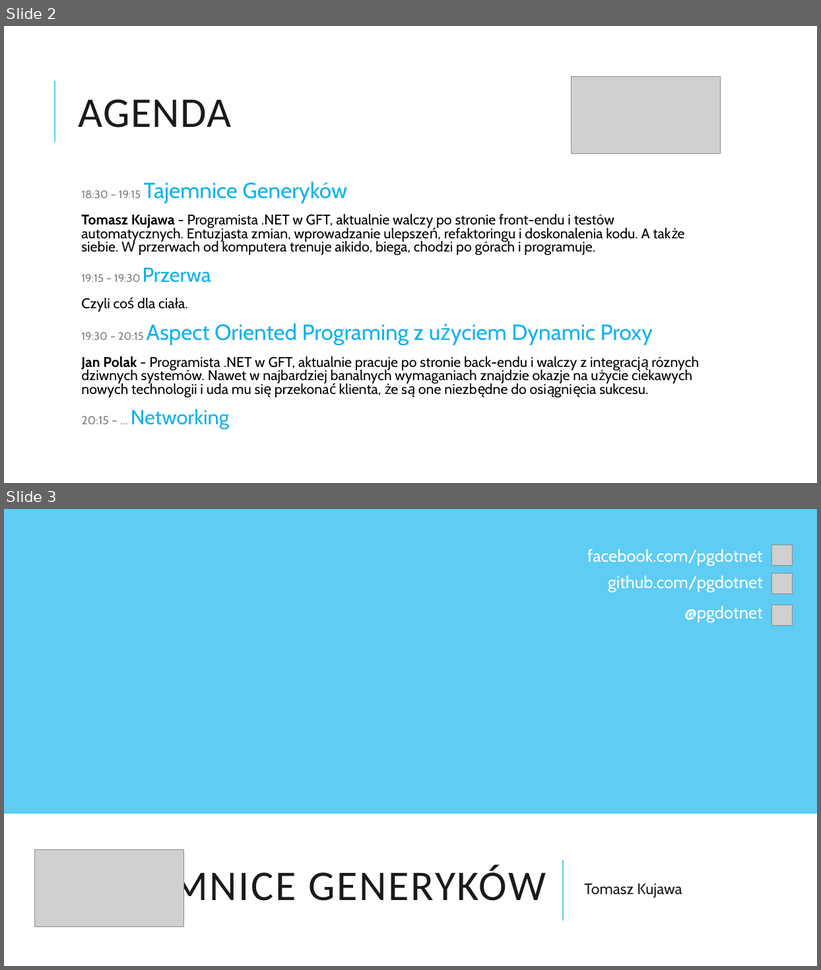
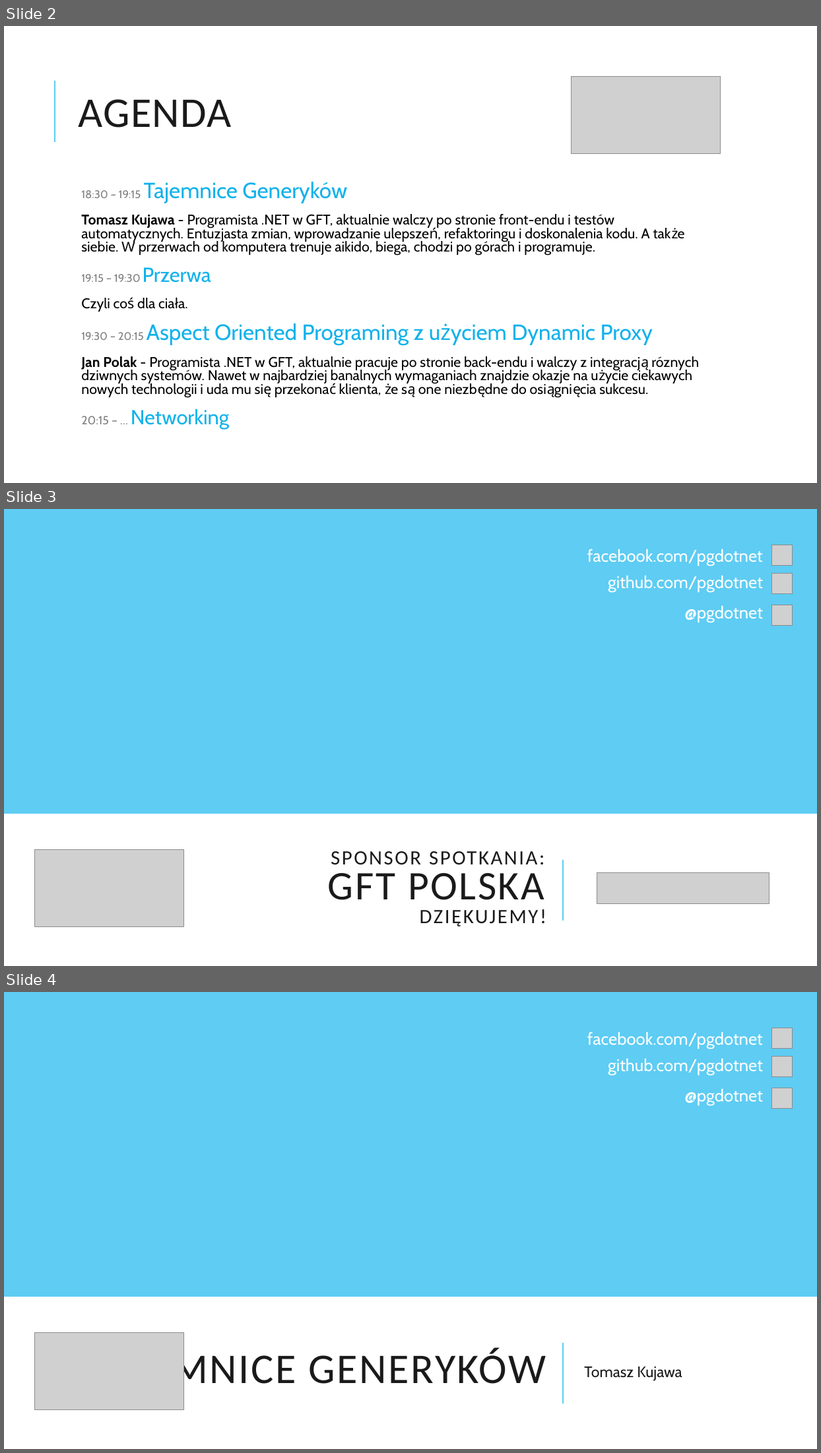
Before and after one commit to pgdotnet/Meetings, a slide deck: Spotkanie 48/PGNET-48-Intro.pptx. Shown one above the other, each under a label of ours: slides 2 and 3 before the commit, slides 2, 3 and 4 after it. The pictures are 821x970 and 821x1453 pixels, drawn with LibreOffice and Linux fonts; fonts in the diff are those of the drawing; grey boxes stand for pictures. Boxes give left, top, right and bottom in pixels: in the first picture for what was removed or moved away, otherwise in the second. Text is boxed around its words. In the diff, an @@ line names an element or a change of style, - is before the commit and + after.

Commit message:
Informacja o sponsorze

```diff
--- a/Spotkanie 48/PGNET-48-Intro.pptx
+++ b/Spotkanie 48/PGNET-48-Intro.pptx
@@ slide 3 added at bbox=[4, 509, 817, 966], background #FFFFFF; not listed: 2 template elements that a slide beside it also shows @@
@@ group added at bbox=[587, 545, 792, 626]: 3 texts, 3 pictures @@
+facebook.com/pgdotnet
+github.com/pgdotnet
+@pgdotnet
@@ picture added at bbox=[34, 850, 184, 927] @@
@@ title added at bbox=[328, 852, 547, 927], 24 pt, text #1A1A1A @@
+SPONSOR SPOTKANIA:
+GFT POLSKA
+DZIĘKUJEMY!
@@ picture added at bbox=[597, 873, 770, 904] @@
@@ what was slide 3 is now slide 4 @@
```
